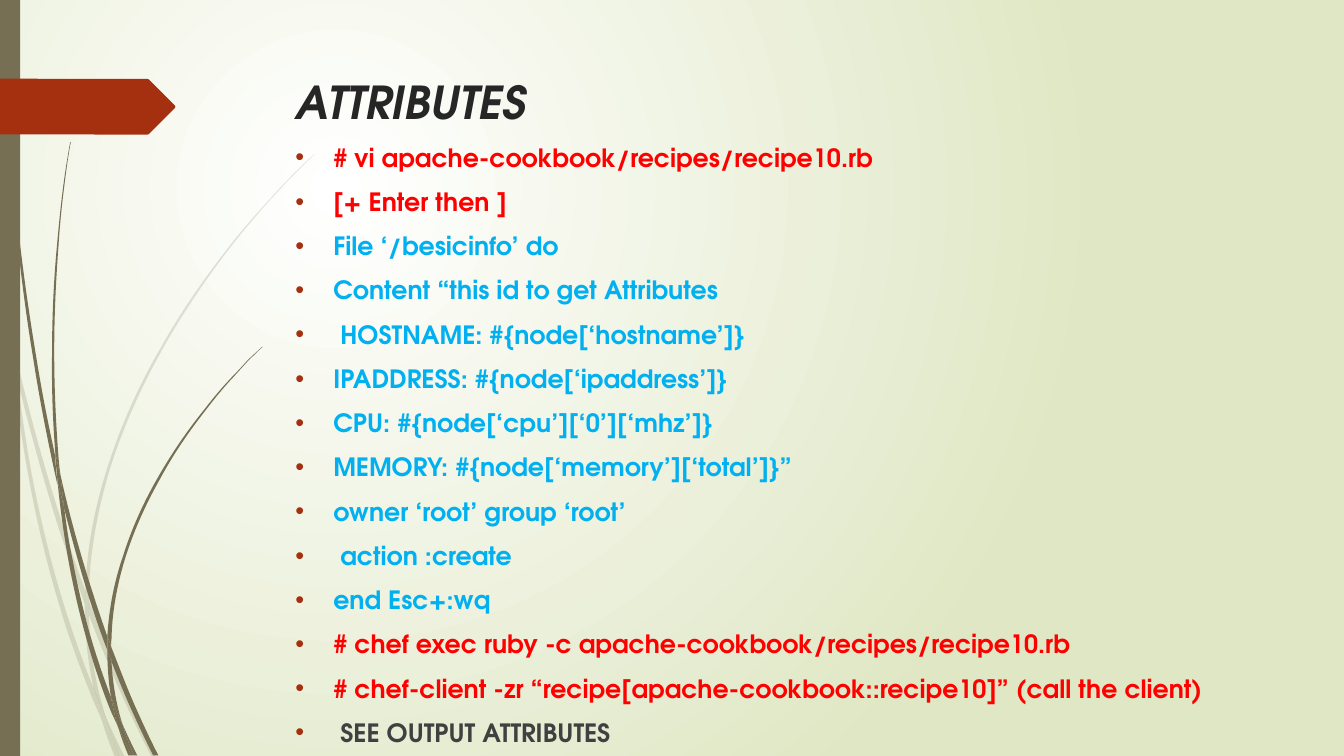
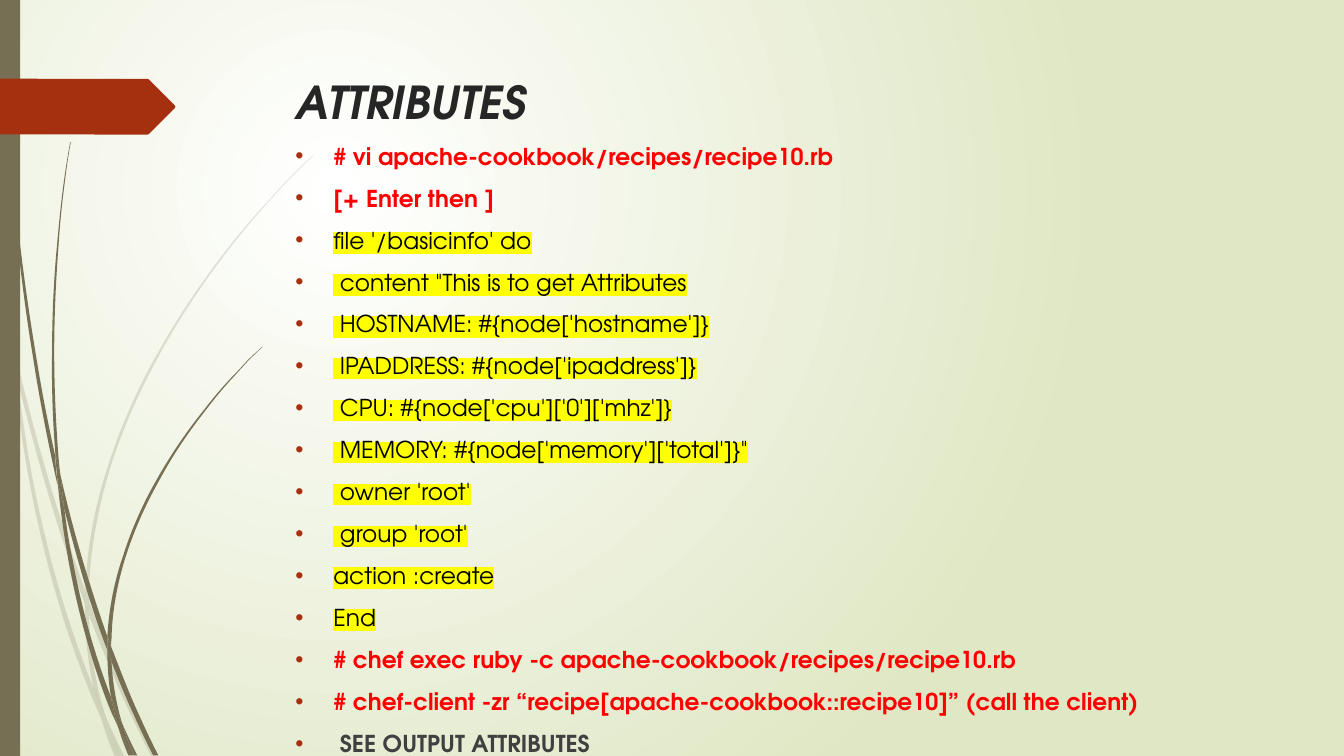
Before and after one commit to Ashok1012/test, a slide deck: slide 57 of DevOps.pptx. Drawn at 1344x756 pixels with LibreOffice and Linux fonts; fonts in the diff are those of the drawing. Boxes give left, top, right and bottom in pixels: in the first picture for what was removed or moved away, otherwise in the second. Text is boxed around its words. In the diff, an @@ line names an element or a change of style, - is before the commit and + after.

```diff
--- a/DevOps.pptx
+++ b/DevOps.pptx
@@ text at (333, 147, 1138, 716): size 18 to 16.6 pt in "# vi apache-cookbook/recipes/recipe10.rb", "[+ Enter then ]", "action :create", "# chef exec ruby -c apache-cookbook/recipes/recipe10.rb" and 2 more places; text colour #00B0F0 to #000000, highlight none to #FFFF00, bold off in "action :create" @@
@@ text at (333, 225, 747, 554): text changed; size 18 to 16.6 pt; text colour #00B0F0 to #000000; bold off @@
-• File ‘/besicinfo’ do
-• Content “this id to get Attributes
-• HOSTNAME: #{node[‘hostname’]}
-• IPADDRESS: #{node[‘ipaddress’]}
-• CPU: #{node[‘cpu’][‘0’][‘mhz’]}
-• MEMORY: #{node[‘memory’][‘total’]}”
-• owner ‘root’ group ‘root’
+• file '/basicinfo' do
+• content "This is to get Attributes
+• HOSTNAME: #{node['hostname']}
+• IPADDRESS: #{node['ipaddress']}
+• CPU: #{node['cpu']['0']['mhz']}
+• MEMORY: #{node['memory']['total']}"
+• owner 'root'
+• group 'root'
@@ text at (333, 602, 376, 637): text changed; size 18 to 16.6 pt; text colour #00B0F0 to #000000; bold off @@
-• end Esc+:wq
+• End
```
Also in this commit, not shown: 48 other slides changed, 9 slides added, 2 slides removed.
